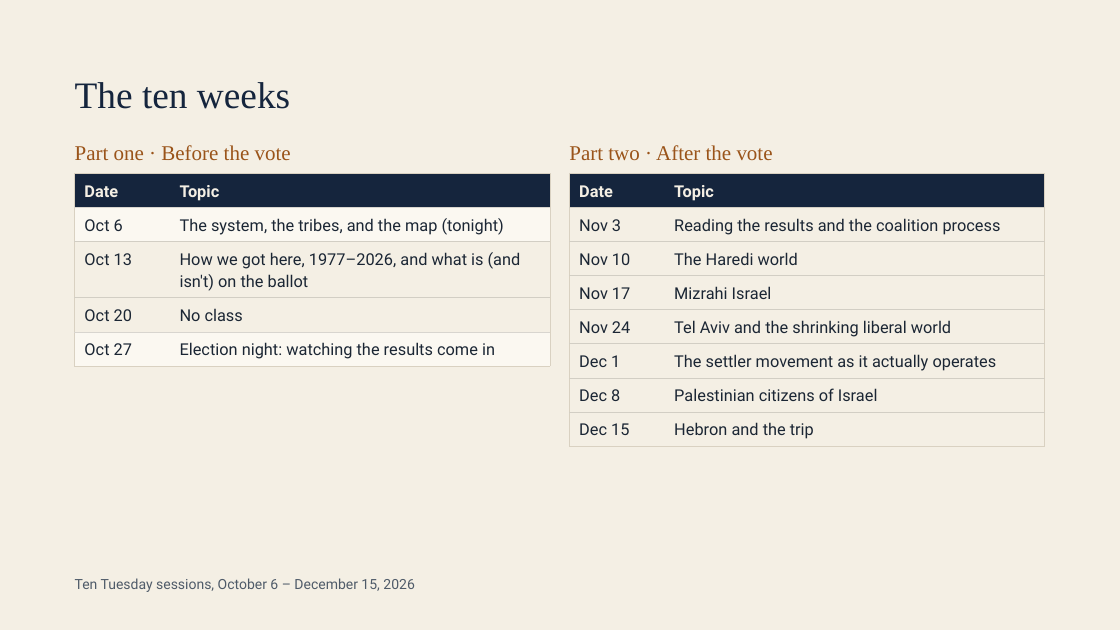
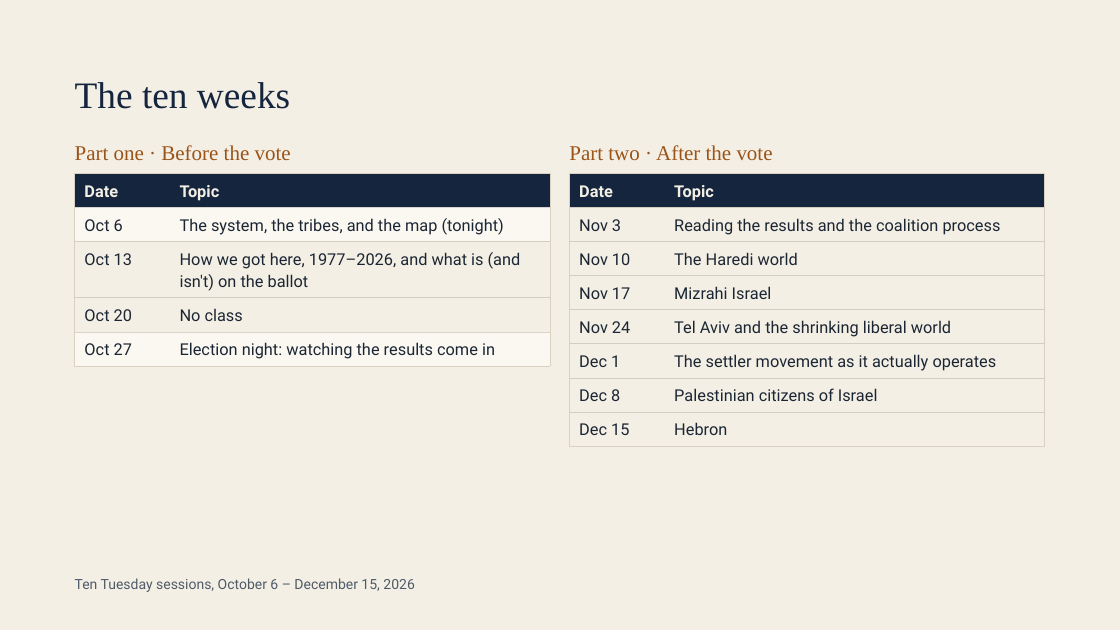
Before and after one commit to RavBogard/israelielection, a slide deck: slide 3 of public/teach/session-1-deck.pptx. Drawn at 1120x630 pixels with LibreOffice and Linux fonts; fonts in the diff are those of the drawing. Boxes give left, top, right and bottom in pixels: in the first picture for what was removed or moved away, otherwise in the second. Text is boxed around its words. In the diff, an @@ line names an element or a change of style, - is before the commit and + after.

```diff
--- a/public/teach/session-1-deck.pptx
+++ b/public/teach/session-1-deck.pptx
@@ table at [570,174,1045,439] @@
-row 8, column 2: Hebron and the trip
+row 8, column 2: Hebron
```
Also in this commit, not shown: 2 other slides changed, 51 other files.
